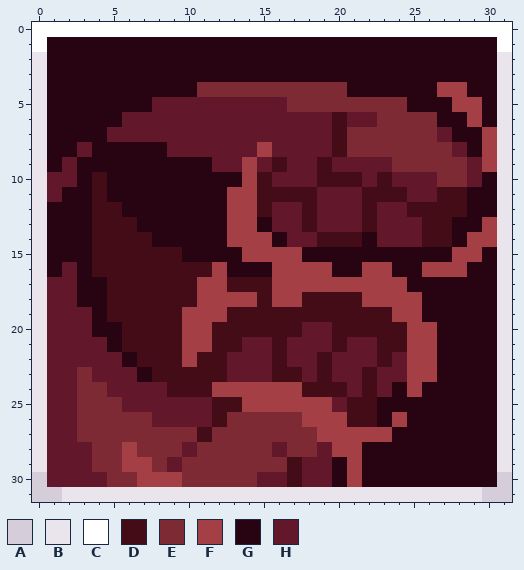
A pixel-art file gets an edit: Assets/Resources/Sprites/Physics_Skill.aseprite. Above is the file before it was changed.
32x32 pixels, 1 frame.
Palette (. is transparent): A #d5ceda  B #eae5ed  C #ffffff  D #440c16  E #7e2a35  F #a33f45  G #280312  H #62172b
Pixels before, first column x 0:
 0 CCCCCCCCCCCCCCCCCCCCCCCCCCCCCCCC
 1 CGGGGGGGGGGGGGGGGGGGGGGGGGGGGGGC
 2 BGGGGGGGGGGGGGGGGGGGGGGGGGGGGGGB
 3 BGGGGGGGGGGGGGGGGGGGGGGGGGGGGGGB
 4 BGGGGGGGGGGEEEEEEEEEEGGGGGGFFGGB
 5 BGGGGGGGHHHHHHHHHEEEEEEEEGGGFFGB
 6 BGGGGGHHHHHHHHHHHHHHDHHEEEEGGFGB
 7 BGGGGHHHHHHHHHHHHHHHDEEEEEEHGGFB
 8 BGGHGGGGGHHHHHHFHHHHDEEEEEEEHGFB
 9 BGHGGGGGGGGGHHFHDHHDHHHHEEEEEHFB
10 BHHGDGGGGGGGGGFDHHHDDDHDHHHEEHGB
11 BHGGDGGGGGGGGFFDDDDHHHDDDHHDDGGB
12 BGGGDDGGGGGGGFFDHHDHHHDHHDDDDGGB
13 BGGGDDDGGGGGGFFGHHDHHHDHHHDDGGFB
14 BGGGDDDDGGGGGFFFGHHDDDGHHHDDGFFB
15 BGGGDDDDDDGGGGFFFFGGGGGGGGGGFFGB
16 BGHGDDDDDDDDFGGGFFFFGGFFGGFFFGGB
17 BHHGGDDDDDDFFDDDFFFFFFFFFGGGGGGB
18 BHHGGDDDDDDFFFFDFFDDDDFFFFGGGGGB
19 BHHHGDDDDDFFFDDDDDDDDDDDFFGGGGGB
20 BHHHGGDDDDFFDDDDDDHHDDDDDFFGGGGB
21 BHHHHGDDDDFFDDHHDHHHDHHDDFFGGGGB
22 BHHHHHGDDDFDDHHHDHHDHHHDHFFGGGGB
23 BHHEHHHGDDDDDHHHDDHDHHDHHFFGGGGB
24 BHHEEHHHHDDDFFFFFFDDDHDHGFGGGGGB
25 BHHEEEHHHHHHDDFFFFFFHDDGGGGGGGGB
26 BHHEEEEEHHHHDEEEEEFFFDDGFGGGGGGB
27 BHHEEEEEEEEDEEEEEEEFFFFFGGGGGGGB
28 BHHHEEFEEEHEEEEEHEEHFFGGGGGGGGGB
29 BHHHEEFFEHEEEEEEEDHHGFGGGGGGGGGB
30 AHHHHEEFFFEEEEEHHDHHGFGGGGGGGGGA
31 AABBBBBBBBBBBBBBBBBBBBBBBBBBBBAA
The result:
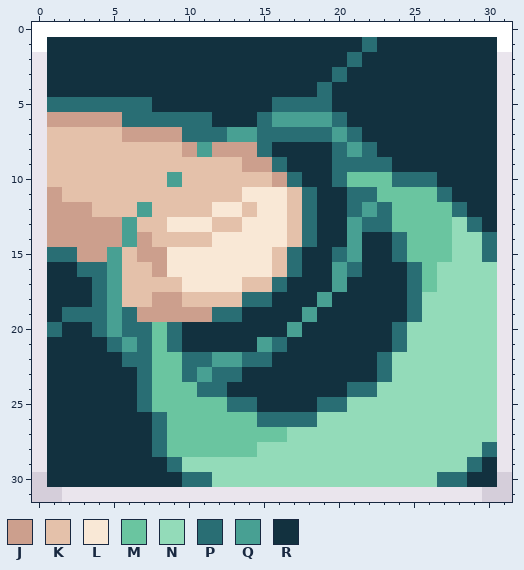
Colours new in this view: J #cc9f8d  K #e4c1aa  L #f9e8d6  M #6ac5a0  N #93dbb9  P #296e74  Q #48a093  R #12313f
From old to new:
layer "001" now hidden
layer "Dash_Minion" added
Changed rows in their new state; - is an unchanged pixel.
Layer "Dash_Minion":
first column x 1:
 1 RRRRRRRRRRRRRRRRRRRRRPRRRRRRRR
 2 RRRRRRRRRRRRRRRRRRRRPRRRRRRRRR
 3 RRRRRRRRRRRRRRRRRRRPRRRRRRRRRR
 4 RRRRRRRRRRRRRRRRRRPRRRRRRRRRRR
 5 PPPPPPPRRRRRRRRPPPPRRRRRRRRRRR
 6 JJJJJPPPPPPRRRPQQQQPRRRRRRRRRR
 7 KKKKKJJJJPPPQQPPPPPQPRRRRRRRRR
 8 KKKKKKKKKJQJJJPRRRRPQPRRRRRRRR
 9 KKKKKKKKKKKKKJJPRRRPPPPRRRRRRR
10 KKKKKKKKQKKKKKKJPRRPMMMPPPRRRR
11 JKKKKKKKKKKKKLLLKPRRPPMMMMPRRR
12 JJJKKKQKKKKLLKLLKPRRPQPMMMMPRR
13 JJJJJQKKLLLKKLLLKPRRQPPMMMMNPR
14 JJJJJQJKKKKLLLLLKPRRQRRPMMMNNP
15 PPJJQKJJLLLLLLLKPRRPQRRPMMMNNP
16 RRPPQKKJLLLLLLLKPRRQPRRRPMNNNN
17 RRRPQKKKKLLLLKKPRRRQRRRRPMNNNN
18 RRRPQKKJJKKKKPPRRRQRRRRRPNNNNN
19 RPPPQPJJJJJPPRRRRQRRRRRRPNNNNN
20 PRRPQPPMPRRRRRRRQRRRRRRPNNNNNN
21 RRRRPQPMPRRRRRQPRRRRRRRPNNNNNN
22 RRRRRPPMMPPQQPPRRRRRRRPNNNNNNN
23 RRRRRRPMMPQPPRRRRRRRRRPNNNNNNN
24 RRRRRRPMMMPPRRRRRRRRPPNNNNNNNN
25 RRRRRRPMMMMMPPRRRRPPNNNNNNNNNN
26 RRRRRRRPMMMMMMPPPPNNNNNNNNNNNN
27 RRRRRRRPMMMMMMMMNNNNNNNNNNNNNN
28 RRRRRRRPMMMMMMNNNNNNNNNNNNNNNP
29 RRRRRRRRPNNNNNNNNNNNNNNNNNNNPR
30 RRRRRRRRRPPNNNNNNNNNNNNNNNPPRR
Changed places in both pictures, as pixel boxes (x1, y1, x2, y2):
changed: (47, 37, 497, 487)
